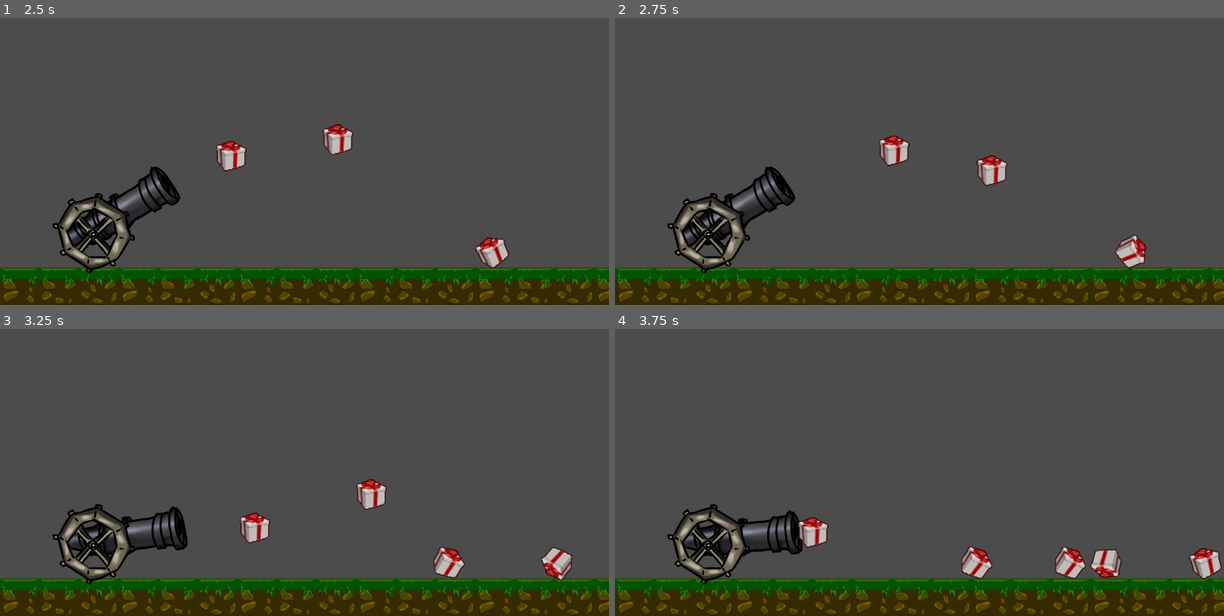
Above: before the commit, frames 1-4 (two rows, left to right).
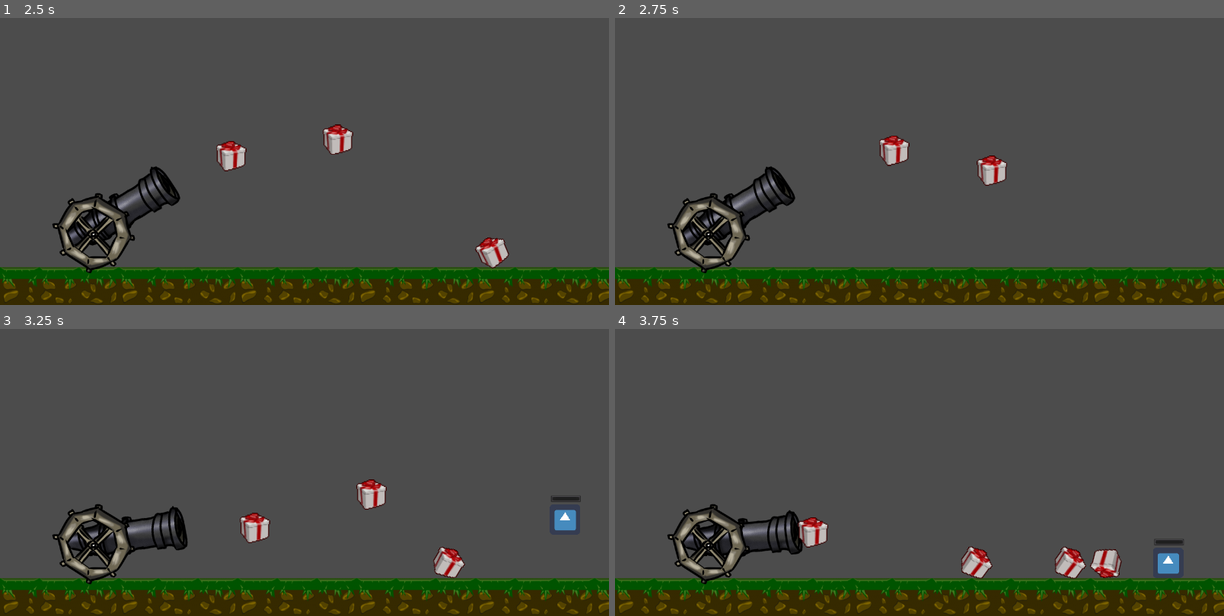
Above: after the commit, the same moments.

Repository: jloar1/CGJ
Game: Godot game, scene res://main.tscn
Two runs of this game, one before a commit and one after it. Both use one fixed random seed, a clock stepped at 60 frames per second and the inputs below. The engine's default icon, where the game draws it, is replaced by a stand-in: a white triangle on a blue panel in a dark square.
Inputs (mouse positions are in pixels of both pictures, inside the frame that each line leads up to):
- Up to frame 1 (2.5 s): tap Enter at 0.5 s; move the mouse to (438, 118) at 0.52 s; click (438, 118) at 0.67 s; move the mouse to (182, 150) at 1.27 s; click (182, 150) at 1.42 s; move the mouse to (365, 58) at 2.02 s; click (365, 58) at 2.17 s
- Up to frame 2 (2.75 s): no input
- Up to frame 3 (3.25 s): move the mouse to (274, 512) at 2.77 s; click (274, 512) at 2.92 s
- Up to frame 4 (3.75 s): move the mouse to (1102, 495) at 3.52 s; click (1102, 495) at 3.67 s

Frame 1 is identical in both runs. In frame 2, 0.4% of the frame differs, in the area x 82-88%, y 75-88%; in frame 3, 0.7%, in the area x 88-96%, y 58-88%; in frame 4, 0.7%.

Commit message:
added enemies

Diff:
--- a/Main.gd
+++ b/Main.gd
@@ -1,6 +1,7 @@
 extends Node2D
 
 var present = load("res://present.tscn")
+var enemy = load("res://enemy.tscn")
 
 var cannon_angle = 0
 
@@ -13,8 +14,12 @@
 		$cannon/axle.rotation = cannon_angle
 	if event is InputEventMouseButton:
 		if event.button_index == BUTTON_LEFT and event.pressed:
-			var instance = present.instance()
-			add_child(instance)
-			print(cannon_angle)
-			instance.position = $cannon/axle.global_position + (Vector2.RIGHT.rotated(cannon_angle) * 200)
-			instance.linear_velocity = Vector2.RIGHT.rotated(cannon_angle) * 500
+			var present_instance = present.instance()
+			add_child(present_instance)
+			present_instance.position = $cannon/axle.global_position + (Vector2.RIGHT.rotated(cannon_angle) * 200)
+			present_instance.linear_velocity = Vector2.RIGHT.rotated(cannon_angle) * 500
+
+func _on_enemy_spawn_timer_timeout():
+	var enemy_instance = enemy.instance()
+	add_child(enemy_instance)
+	enemy_instance.position = $enemy_spawn_position.position
--- /dev/null
+++ b/enemy.gd
@@ -0,0 +1,21 @@
+extends KinematicBody2D
+
+const gravity = 500
+const move_speed = 50
+
+var velocity = Vector2(-move_speed, 0)
+
+func _physics_process(delta):
+
+	velocity.y += gravity * delta
+	if is_on_floor() and velocity.y > 0:
+		velocity.y = 0
+
+	move_and_slide(velocity, Vector2(0, -1))
+
+func damage(amount):
+	if $health_bar.value - amount <= 0:
+		queue_free()
+		return
+
+	$health_bar.value -= amount
--- /dev/null
+++ b/enemy.tscn
@@ -0,0 +1,29 @@
+[gd_scene load_steps=4 format=2]
+
+[ext_resource path="res://icon.png" type="Texture" id=1]
+[ext_resource path="res://enemy.gd" type="Script" id=2]
+
+[sub_resource type="RectangleShape2D" id=1]
+extents = Vector2( 32, 32 )
+
+[node name="enemy" type="KinematicBody2D"]
+collision_mask = 2
+script = ExtResource( 2 )
+
+[node name="collision" type="CollisionShape2D" parent="."]
+shape = SubResource( 1 )
+
+[node name="sprite" type="Sprite" parent="."]
+texture = ExtResource( 1 )
+
+[node name="health_bar" type="ProgressBar" parent="."]
+margin_top = -50.0
+margin_right = 4.0
+margin_bottom = -36.0
+grow_horizontal = 2
+grow_vertical = 2
+rect_min_size = Vector2( 64, 15 )
+max_value = 10.0
+step = 1.0
+value = 10.0
+percent_visible = false
--- a/main.tscn
+++ b/main.tscn
@@ -31,3 +31,12 @@
 
 [node name="wheel" type="Sprite" parent="cannon"]
 texture = ExtResource( 3 )
+
+[node name="enemy_spawn_timer" type="Timer" parent="."]
+wait_time = 3.0
+autostart = true
+
+[node name="enemy_spawn_position" type="Position2D" parent="."]
+position = Vector2( 1200, 500 )
+
+[connection signal="timeout" from="enemy_spawn_timer" to="." method="_on_enemy_spawn_timer_timeout"]
--- /dev/null
+++ b/present.gd
@@ -0,0 +1,20 @@
+extends RigidBody2D
+
+export var damage_amount = 5
+
+func _on_present_body_entered(body):
+	if body is RigidBody2D:
+		return
+
+	if body.has_method('damage'):
+		body.damage(damage_amount)
+		queue_free()
+		return
+
+	if not $destroy_timer.is_stopped():
+		return
+
+	$destroy_timer.start()
+
+func _on_destroy_timer_timeout():
+	queue_free()
--- a/present.tscn
+++ b/present.tscn
@@ -1,16 +1,26 @@
-[gd_scene load_steps=3 format=2]
+[gd_scene load_steps=4 format=2]
 
 [ext_resource path="res://present.png" type="Texture" id=1]
+[ext_resource path="res://present.gd" type="Script" id=2]
 
 [sub_resource type="CircleShape2D" id=1]
 radius = 32.0
 
 [node name="present" type="RigidBody2D"]
 mass = 3.06122
+contacts_reported = 5
+contact_monitor = true
+script = ExtResource( 2 )
 
 [node name="sprite" type="Sprite" parent="."]
 scale = Vector2( 2, 2 )
 texture = ExtResource( 1 )
 
-[node name="CollisionShape2D" type="CollisionShape2D" parent="."]
+[node name="collision" type="CollisionShape2D" parent="."]
 shape = SubResource( 1 )
+
+[node name="destroy_timer" type="Timer" parent="."]
+one_shot = true
+
+[connection signal="body_entered" from="." to="." method="_on_present_body_entered"]
+[connection signal="timeout" from="destroy_timer" to="." method="_on_destroy_timer_timeout"]
